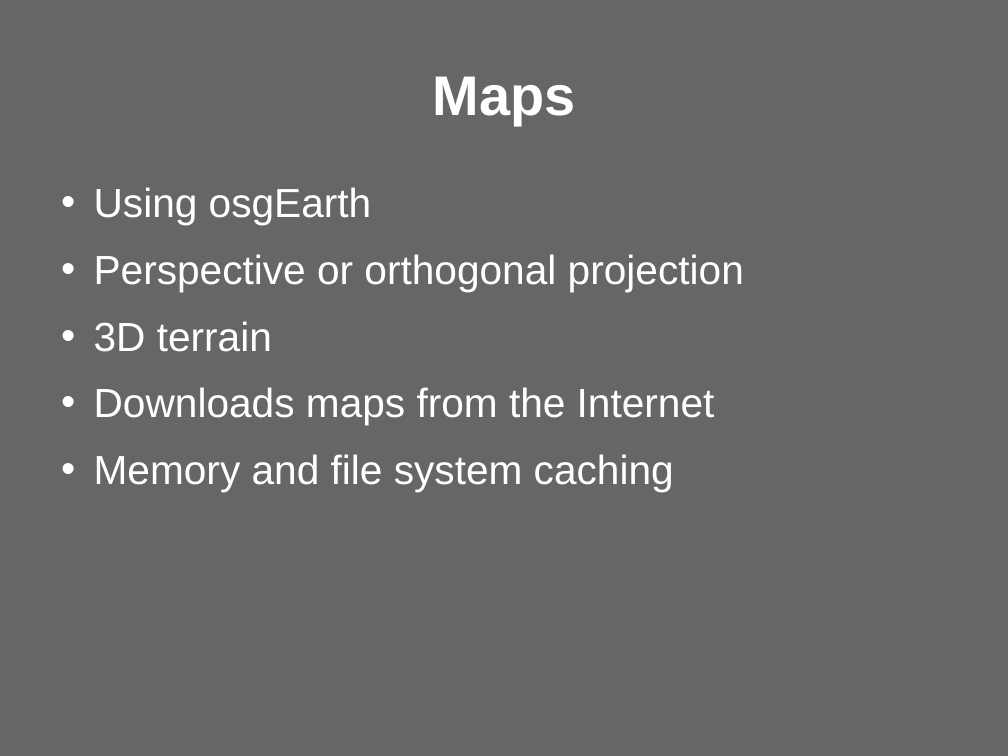
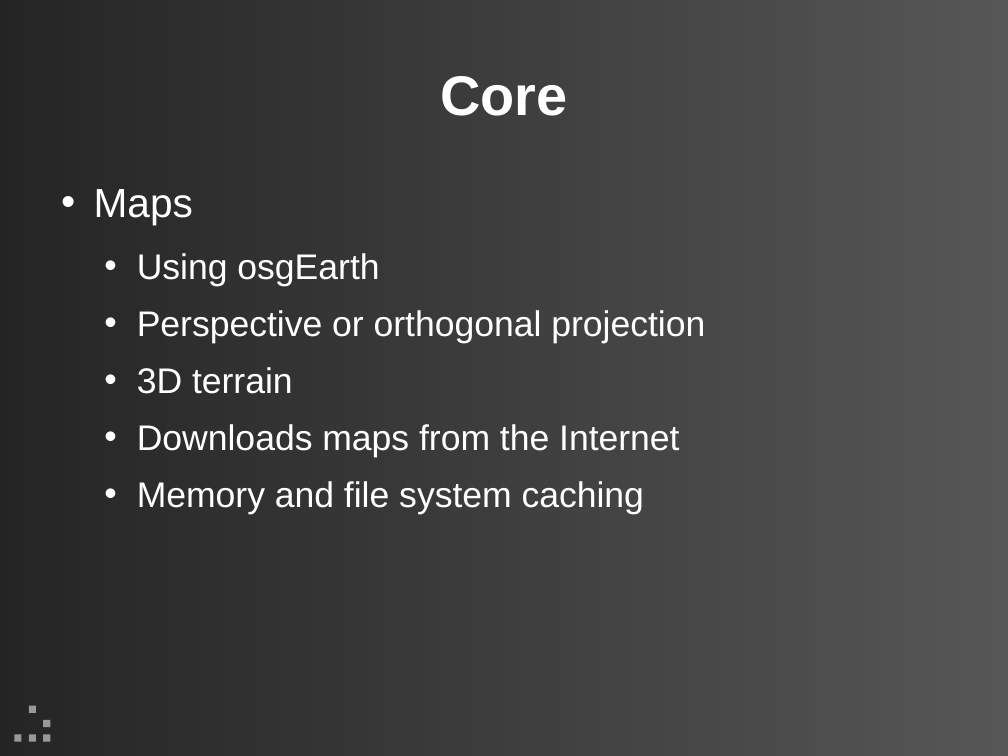
Before and after one commit to updraft/updraft, a slide deck: slide 12 of Docs/presentation.odp. Drawn at 1008x756 pixels with LibreOffice and Linux fonts; fonts in the diff are those of the drawing; background and template pictures are left out. Boxes give left, top, right and bottom in pixels: in the first picture for what was removed or moved away, otherwise in the second. Text is boxed around its words. In the diff, an @@ line names an element or a change of style, - is before the commit and + after.

```diff
--- a/Docs/presentation.odp
+++ b/Docs/presentation.odp
@@ background #666666 to #333333 @@
@@ rectangle added at box(0, 0, 1008, 756), fill gradient #000000 to #B3B3B3 @@
@@ title at box(440, 76, 567, 116): text changed @@
-Maps
+Core
@@ text at box(94, 189, 193, 225): paragraph added @@
+• Maps
@@ text at box(137, 253, 705, 514): size 32 to 28 pt; list level 1 to 2 in "Using osgEarth"; list level 1 to 2 in "Perspective or orthogonal projection"; list level 1 to 2 in "3D terrain"; list level 1 to 2 in "Downloads maps from the Internet"; list level 1 to 2 in "Memory and file system caching" @@
@@ group added at box(15, 706, 50, 742): 5 rectangles @@
```
Also in this commit, not shown: 17 other slides changed, 3 slides added, 2 slides removed.
